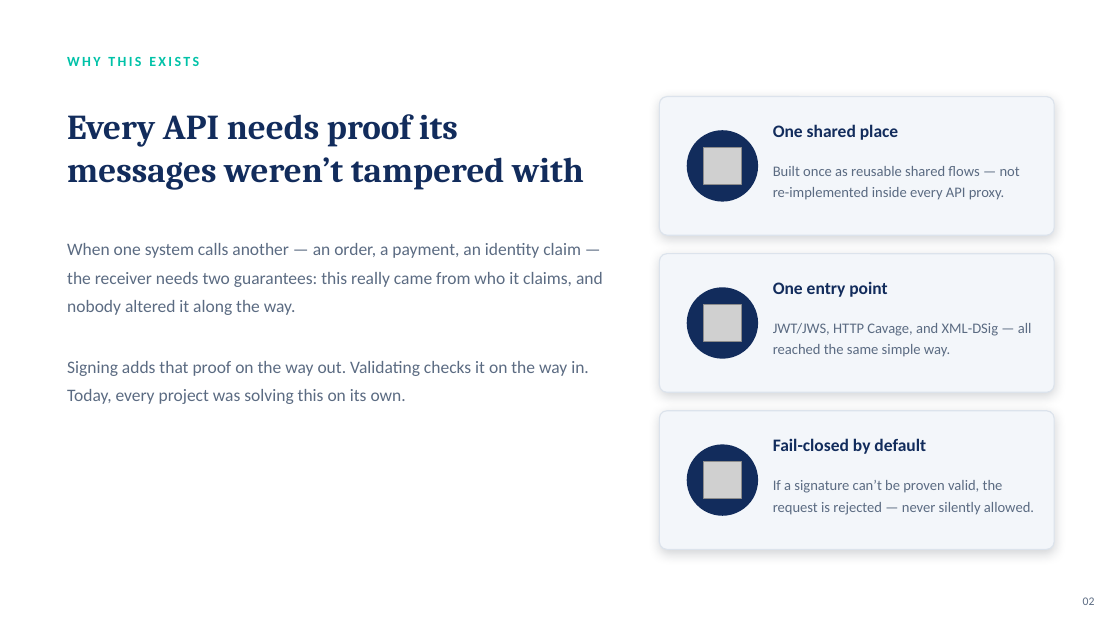
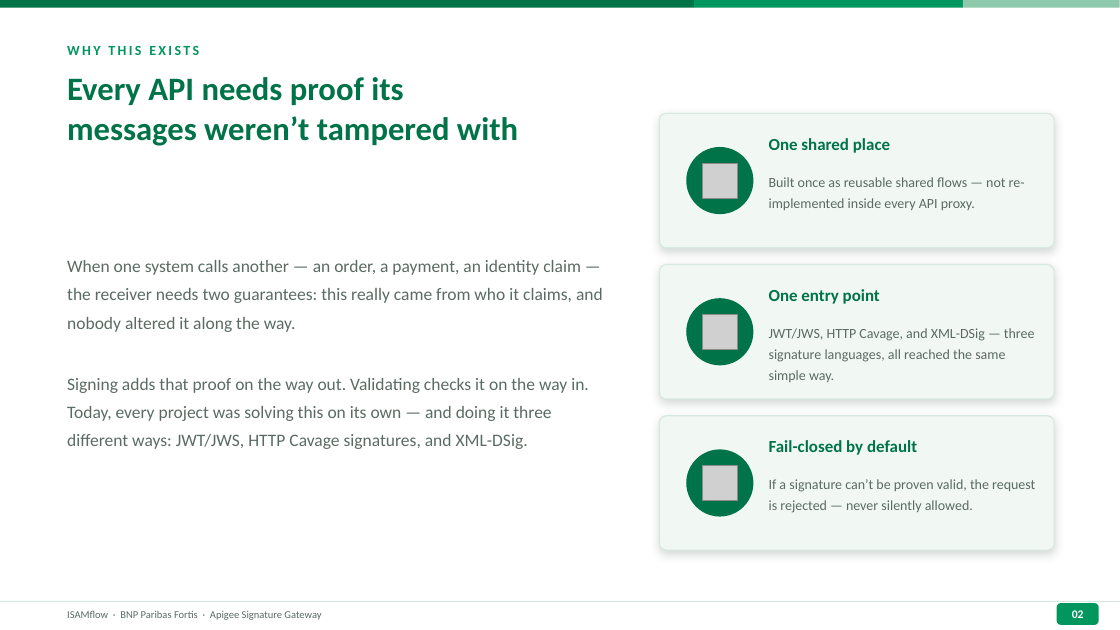
Before and after one commit to Barondev007/ISAMflow, a slide deck: slide 2 of Signature-Flow-Overview.pptx. Drawn at 1120x630 pixels with LibreOffice and Linux fonts; fonts in the diff are those of the drawing; grey boxes stand for pictures. Boxes give left, top, right and bottom in pixels: in the first picture for what was removed or moved away, otherwise in the second. Text is boxed around its words. In the diff, an @@ line names an element or a change of style, - is before the commit and + after.

```diff
--- a/Signature-Flow-Overview.pptx
+++ b/Signature-Flow-Overview.pptx
@@ rectangle added at [0, 0, 694, 8], fill #007348 @@
@@ rectangle added at [694, 0, 963, 8], fill #00965E @@
@@ rectangle added at [963, 0, 1120, 8], fill #8DC9AA @@
@@ text "WHY THIS EXISTS": place and size @@
-text "WHY THIS EXISTS" at [67, 57, 199, 66]
+text "WHY THIS EXISTS" at [67, 46, 199, 55]
@@ text "WHY THIS EXISTS" at [67, 46, 199, 55]: text colour #00C2A8 to #00965E @@
@@ text "Every API needs proof its": place and size @@
-text "Every API needs proof its" at [67, 114, 584, 190]
+text "Every API needs proof its" at [67, 77, 518, 146]
@@ text "Every API needs proof its" at [67, 77, 518, 146]: size 30 to 28 pt, font Cambria to Calibri, text colour #122C5C to #007348; vertical alignment middle to top @@
@@ 1 picture, 1 text, 1 rounded rectangle: place and size @@
-1 picture, 1 text, 1 rounded rectangle at [67, 97, 1054, 315]
+1 picture, 1 text, 1 rounded rectangle at [67, 113, 1054, 332]
@@ fill #F3F6FA to #F1F8F4; outline #DCE3EC 1 pt to #D6E9DE 1 pt; shadow changed; proportions changed in 3 elements at [660, 416, 1054, 550], [660, 265, 1054, 399], [660, 113, 1054, 248] @@
@@ fill #122C5C to #007348 in 3 elements at [686, 450, 754, 517], [686, 298, 754, 365], [686, 147, 754, 214] @@
@@ ellipse: place and size @@
-ellipse at [687, 130, 759, 202]
+ellipse at [686, 147, 754, 214]
@@ size 15 to 14.5 pt, text colour #122C5C to #007348 in 3 elements at [769, 440, 917, 455], [769, 289, 880, 304], [769, 138, 890, 153] @@
@@ text "One shared place": place and size @@
-text "One shared place" at [773, 124, 898, 140]
+text "One shared place" at [769, 138, 890, 153]
@@ text "Built once as reusable shared ..." at [769, 177, 1025, 210]: size 12.5 to 12 pt, text colour #5B6B82 to #5B6B63 @@
@@ text "Built once as reusable shared ...": place and size @@
-text "Built once as reusable shared ..." at [773, 166, 1020, 200]
+text "Built once as reusable shared ..." at [769, 177, 1025, 210]
@@ text "When one system calls another ..." at [67, 260, 603, 332]: text colour #5B6B82 to #5B6B63 @@
@@ rounded rectangle: place and size @@
-rounded rectangle at [660, 254, 1054, 392]
+rounded rectangle at [660, 265, 1054, 399]
@@ ellipse: place and size @@
-ellipse at [687, 287, 759, 359]
+ellipse at [686, 298, 754, 365]
@@ text "One entry point": place and size @@
-text "One entry point" at [773, 282, 887, 297]
+text "One entry point" at [769, 289, 880, 304]
@@ picture: place and size @@
-picture at [704, 304, 741, 341]
+picture at [702, 314, 738, 350]
@@ text at [769, 328, 1035, 382]: text changed; size 12.5 to 12 pt; text colour #5B6B82 to #5B6B63 @@
-JWT/JWS, HTTP Cavage, and XML-DSig — all reached the same simple way.
+JWT/JWS, HTTP Cavage, and XML-DSig — three signature languages, all reached the same simple way.
@@ text at [67, 378, 589, 449]: text changed; text colour #5B6B82 to #5B6B63 @@
-Signing adds that proof on the way out. Validating checks it on the way in. Today, every project was solving this on its own.
+Signing adds that proof on the way out. Validating checks it on the way in. Today, every project was solving this on its own — and doing it three different ways: JWT/JWS, HTTP Cavage signatures, and XML-DSig.
@@ rounded rectangle: place and size @@
-rounded rectangle at [660, 411, 1054, 549]
+rounded rectangle at [660, 416, 1054, 550]
@@ ellipse: place and size @@
-ellipse at [687, 444, 759, 516]
+ellipse at [686, 450, 754, 517]
@@ picture: place and size @@
-picture at [704, 461, 741, 498]
+picture at [702, 465, 738, 501]
@@ text "If a signature can’t be ..." at [769, 479, 1035, 513]: size 12.5 to 12 pt, text colour #5B6B82 to #5B6B63 @@
@@ line added from (0, 602) to (1120, 602), #D6E9DE 0.75 pt @@
@@ text added at [67, 611, 321, 620], 9 pt, text #5B6B63 @@
+ISAMflow · BNP Paribas Fortis · Apigee Signature Gateway
@@ text "02": place and size @@
-text "02" at [1083, 597, 1095, 605]
+text "02" at [1072, 610, 1084, 618]
@@ text "02" at [1072, 610, 1084, 618]: text colour #5B6B82 to #FFFFFF, bold on; alignment right to centre @@
@@ rounded rectangle added at [1057, 603, 1099, 625], fill #00965E @@
```
Also in this commit, not shown: 12 other slides changed, 5 slides added.
